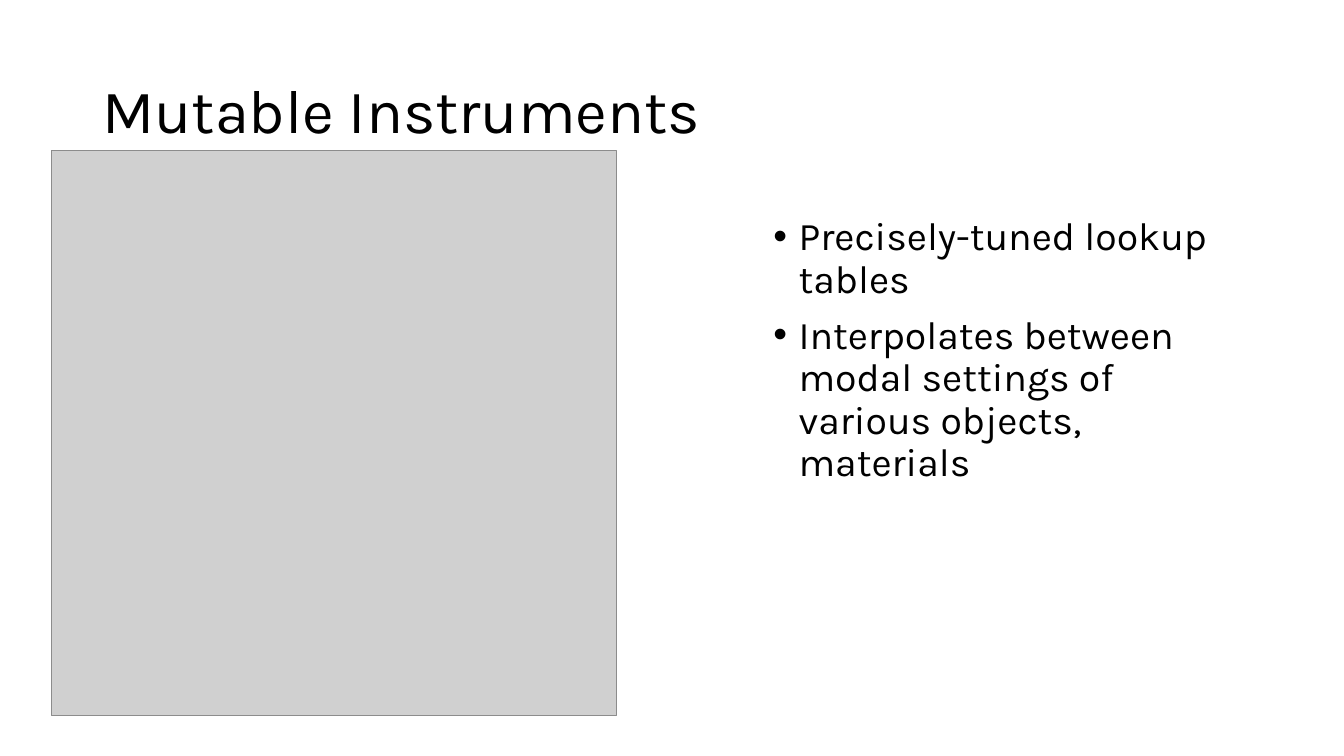
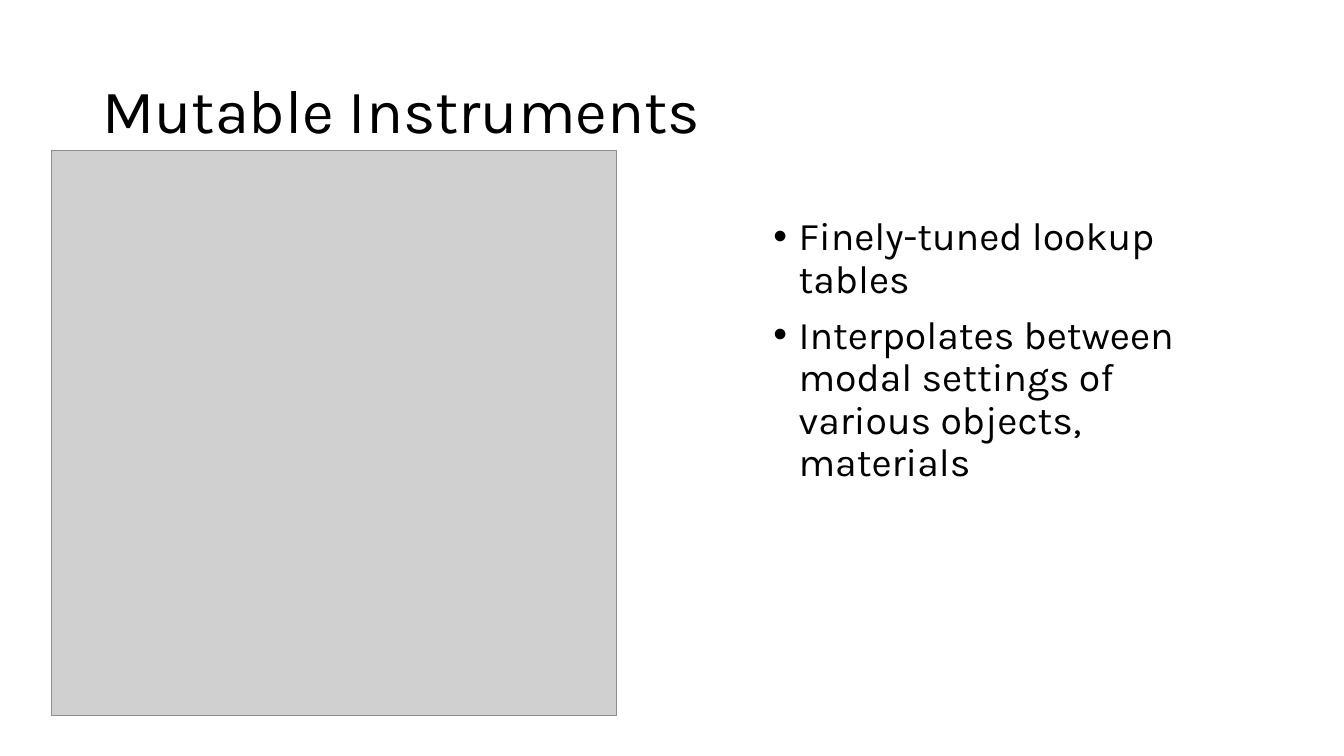
Before and after one commit to chloepxj/audio-programming-project, a slide deck: slide 4 of Demo/Audio Programming Project.pptx. Drawn at 1344x756 pixels with LibreOffice and Linux fonts; fonts in the diff are those of the drawing; grey boxes stand for pictures. Boxes give left, top, right and bottom in pixels: in the first picture for what was removed or moved away, otherwise in the second. Text is boxed around its words. In the diff, an @@ line names an element or a change of style, - is before the commit and + after.

```diff
--- a/Demo/Audio Programming Project.pptx
+++ b/Demo/Audio Programming Project.pptx
@@ text at (799, 223, 1154, 294): text changed @@
-• Precisely-tuned lookup tables
+• Finely-tuned lookup tables
```
Also in this commit, not shown: 4 other slides changed.
